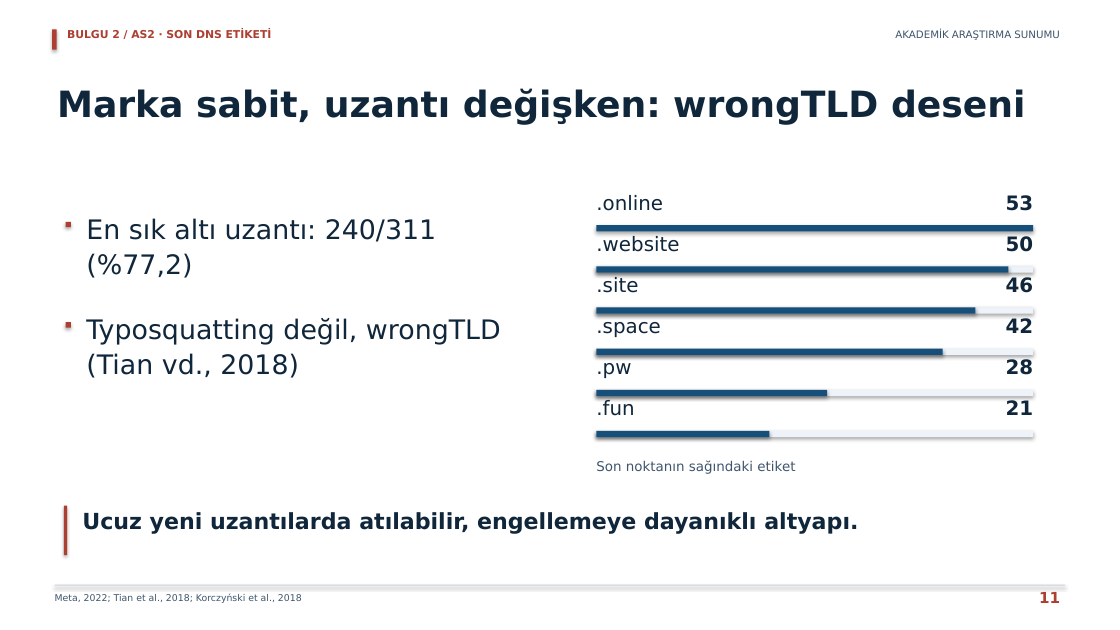
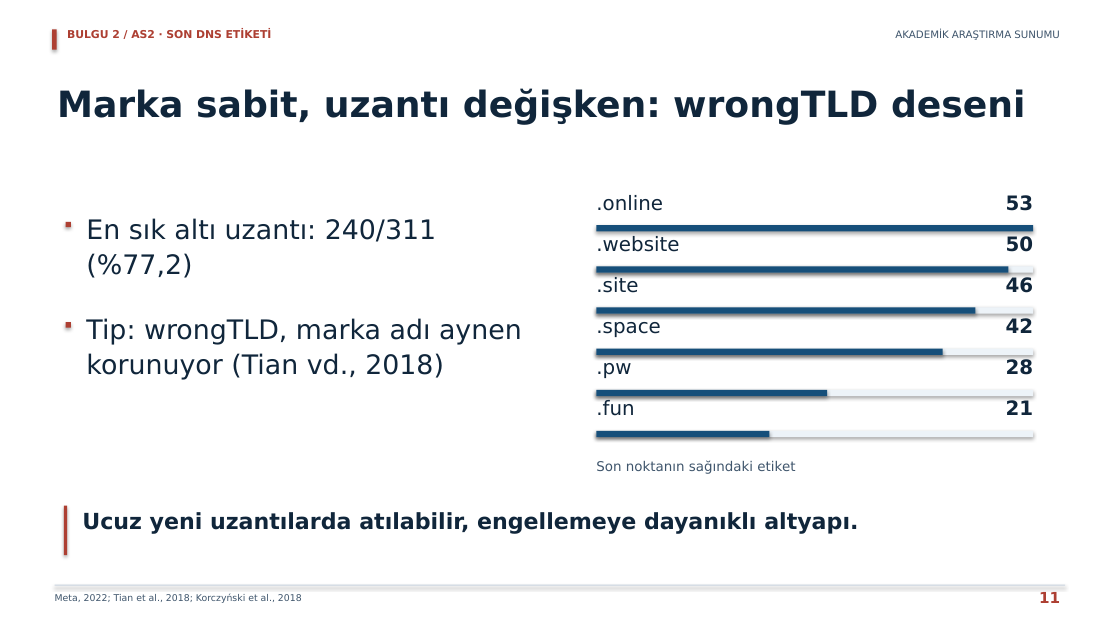
Before and after one commit to erdemkulaclii/SUNUM, a slide deck: slide 11 of output/AKADEMIK_ODAKLI_SUNUM.pptx. Drawn at 1120x630 pixels with LibreOffice and Linux fonts; fonts in the diff are those of the drawing. Boxes give left, top, right and bottom in pixels: in the first picture for what was removed or moved away, otherwise in the second. Text is boxed around its words. In the diff, an @@ line names an element or a change of style, - is before the commit and + after.

```diff
--- a/output/AKADEMIK_ODAKLI_SUNUM.pptx
+++ b/output/AKADEMIK_ODAKLI_SUNUM.pptx
@@ text at (86,318,522,380): text changed @@
-Typosquatting değil, wrongTLD
-(Tian vd., 2018)
+Tip: wrongTLD, marka adı aynen
+korunuyor (Tian vd., 2018)
```
Also in this commit, not shown: 4 other slides changed, 55 other files.
